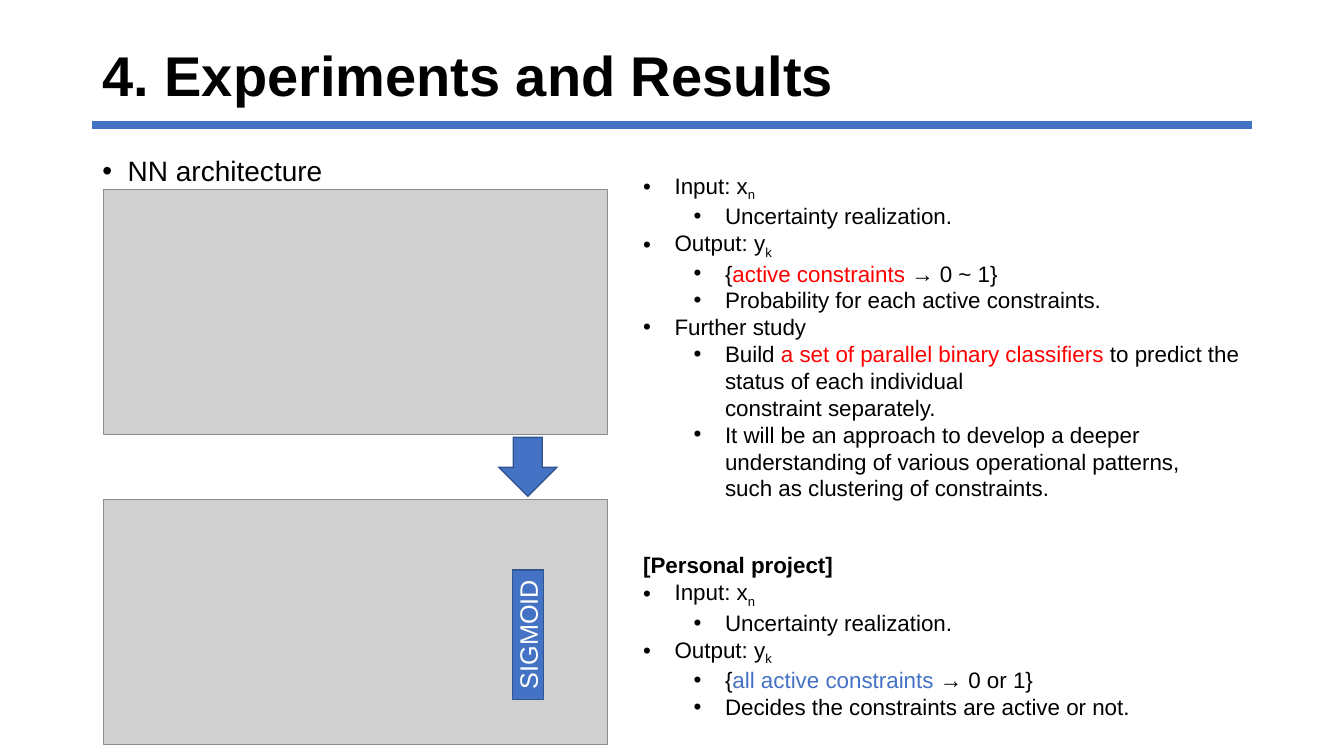
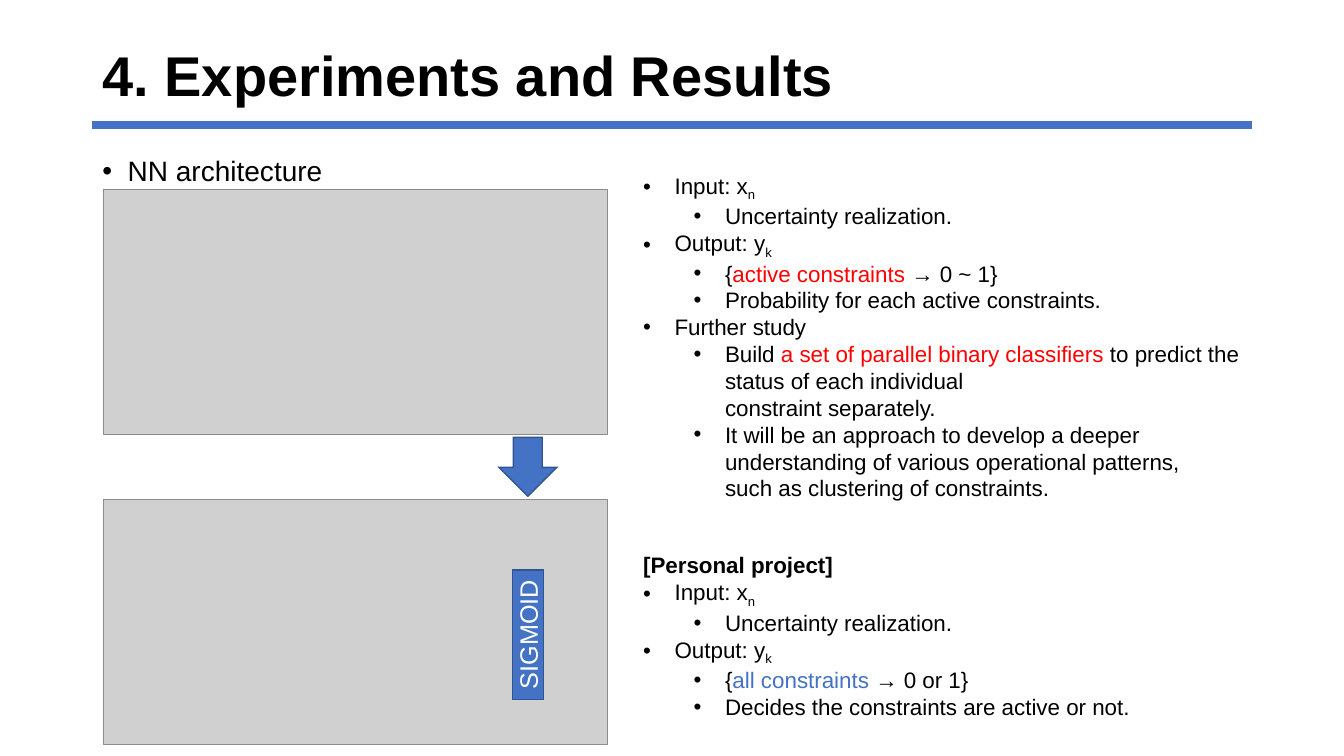
Before and after one commit to jhyun0919/Project_EE394V_SPR2020, a slide deck: slide 8 of report/Park.pptx. Drawn at 1344x756 pixels with LibreOffice and Linux fonts; fonts in the diff are those of the drawing; grey boxes stand for pictures. Boxes give left, top, right and bottom in pixels: in the first picture for what was removed or moved away, otherwise in the second. Text is boxed around its words. In the diff, an @@ line names an element or a change of style, - is before the commit and + after.

```diff
--- a/report/Park.pptx
+++ b/report/Park.pptx
@@ text at <box>725,671,968,693</box>: text changed @@
-  • {all active constraints → 0 or 1}
+  • {all constraints → 0 or 1}
```
Also in this commit, not shown: 7 other slides changed.
